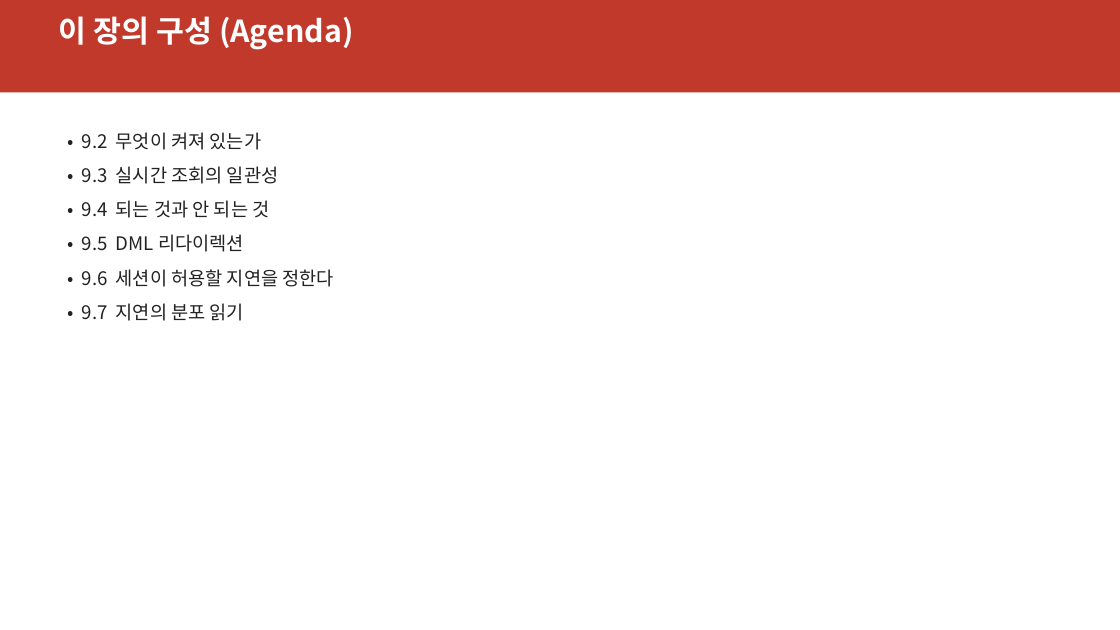
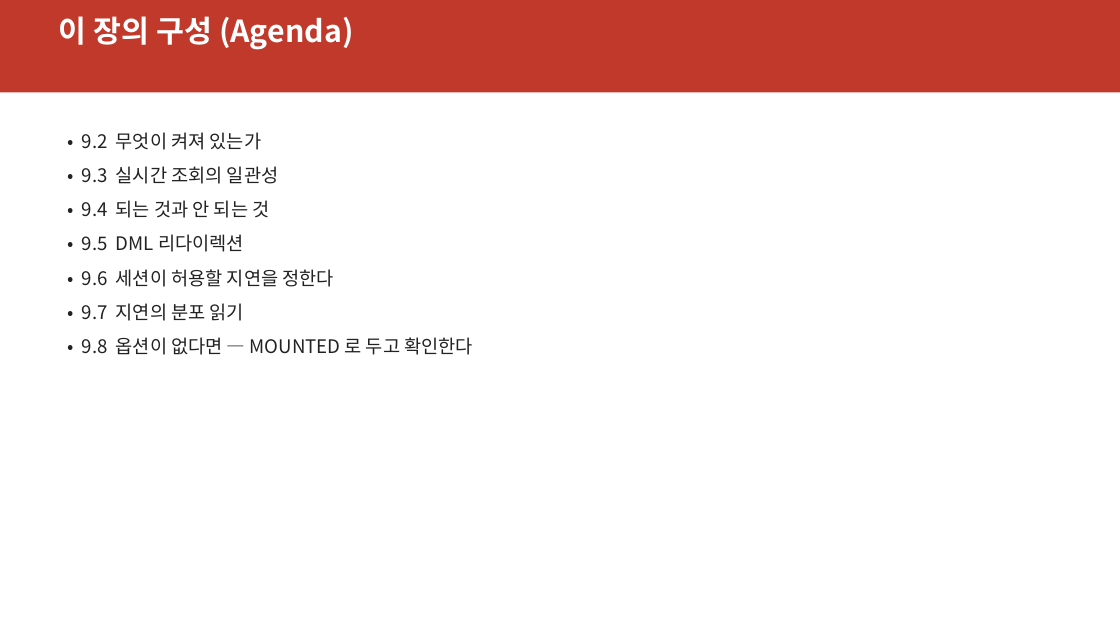
Before and after one commit to elpisk/OracleManual, a slide deck: slide 3 of ADG/09장/9장_ActiveDataGuard_실시간조회와DML리다이렉션.pptx. Drawn at 1120x630 pixels with LibreOffice and Linux fonts; fonts in the diff are those of the drawing. Boxes give left, top, right and bottom in pixels: in the first picture for what was removed or moved away, otherwise in the second. Text is boxed around its words. In the diff, an @@ line names an element or a change of style, - is before the commit and + after.

```diff
--- a/ADG/09장/9장_ActiveDataGuard_실시간조회와DML리다이렉션.pptx
+++ b/ADG/09장/9장_ActiveDataGuard_실시간조회와DML리다이렉션.pptx
@@ text at [82, 337, 473, 355]: paragraph added @@
+• 9.8 옵션이 없다면 — MOUNTED 로 두고 확인한다
```
Also in this commit, not shown: 3 other slides changed, 3 slides added, 12 other files.
